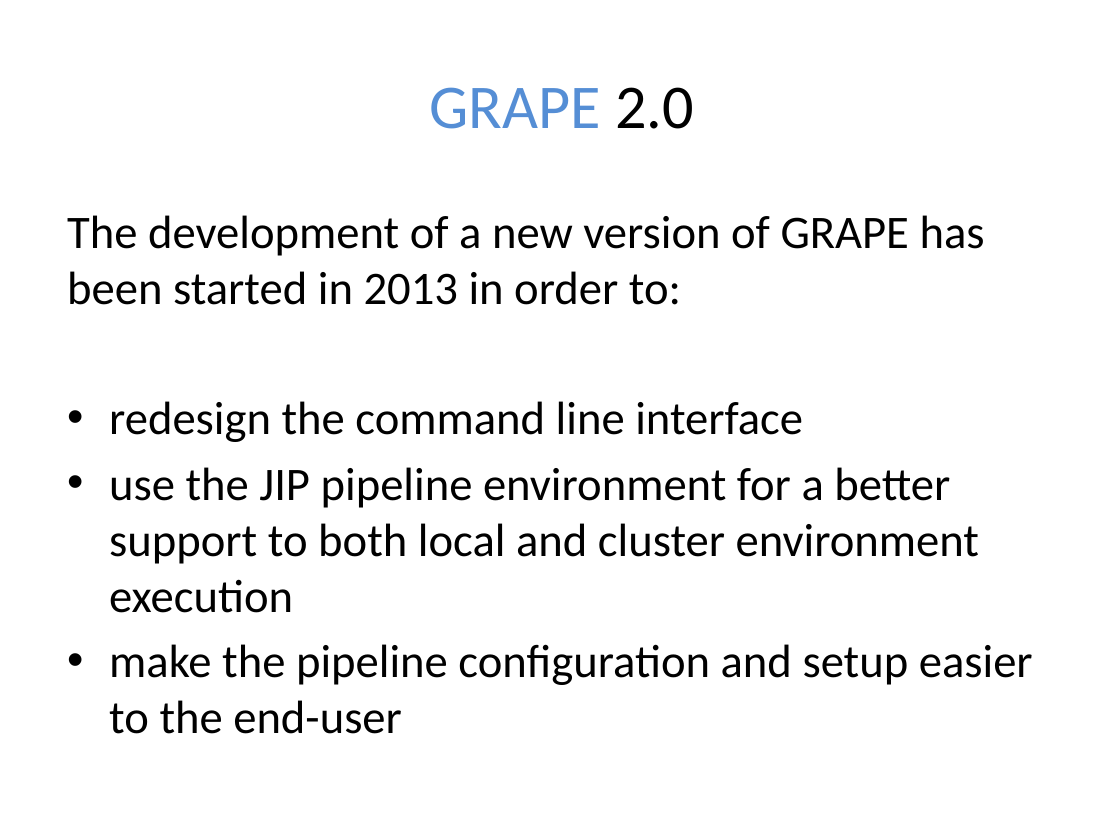
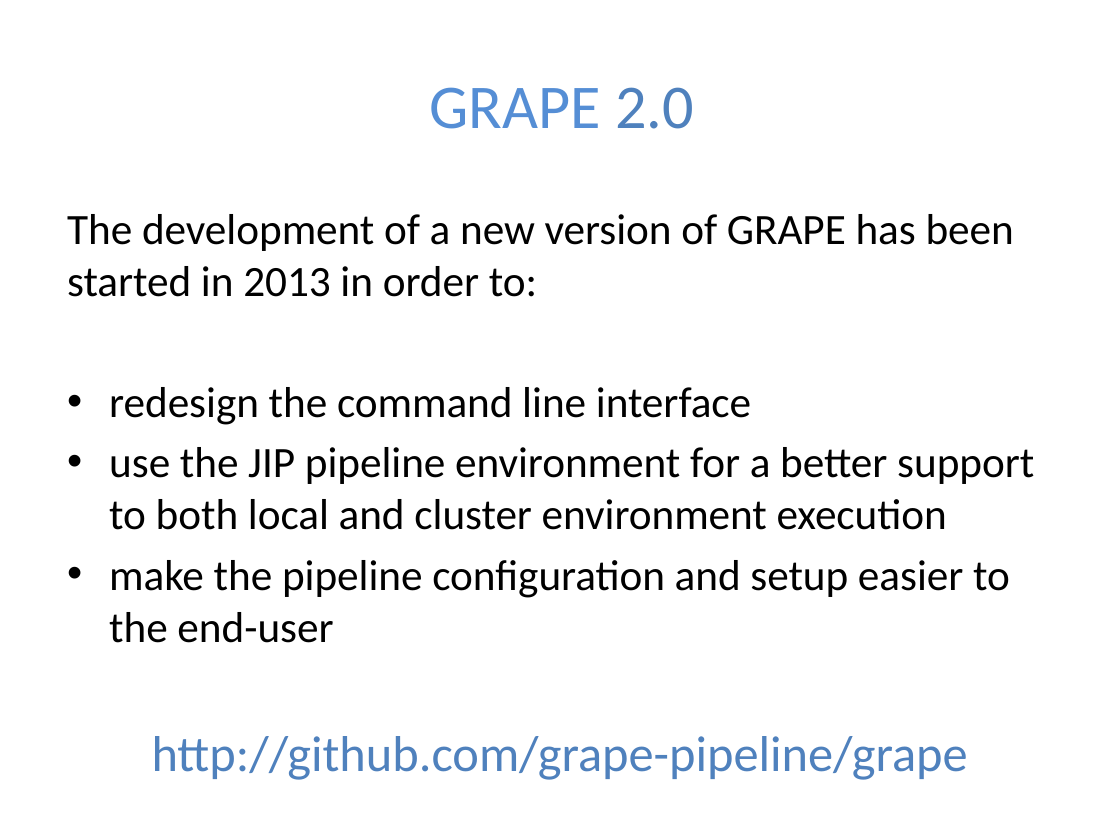
Before and after one commit to emi80/presentations, a slide deck: slide 3 of GRAPE/GRAPE.pptx. Drawn at 1120x840 pixels with LibreOffice and Linux fonts; fonts in the diff are those of the drawing. Boxes give left, top, right and bottom in pixels: in the first picture for what was removed or moved away, otherwise in the second. Text is boxed around its words. In the diff, an @@ line names an element or a change of style, - is before the commit and + after.

```diff
--- a/GRAPE/GRAPE.pptx
+++ b/GRAPE/GRAPE.pptx
@@ title "GRAPE 2.0" at box(430, 87, 694, 129): text colour #000000 to #4F81BD in "2.0" @@
@@ text at box(67, 214, 1034, 643): size 30 to 27.8 pt in "The development of a new version of ...", "redesign the command line interface", "use the JIP pipeline environment for a ...", "make the pipeline configuration and setup easier ..." @@
@@ text at box(152, 736, 968, 780): paragraph added @@
+http://github.com/grape-pipeline/grape
```
Also in this commit, not shown: 4 other slides changed, 1 slide removed.
